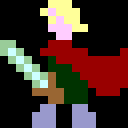
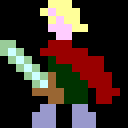
Layer changes from the first (128, 128) image to the second:
painted on "Background" over [96, 48, 128, 104]
